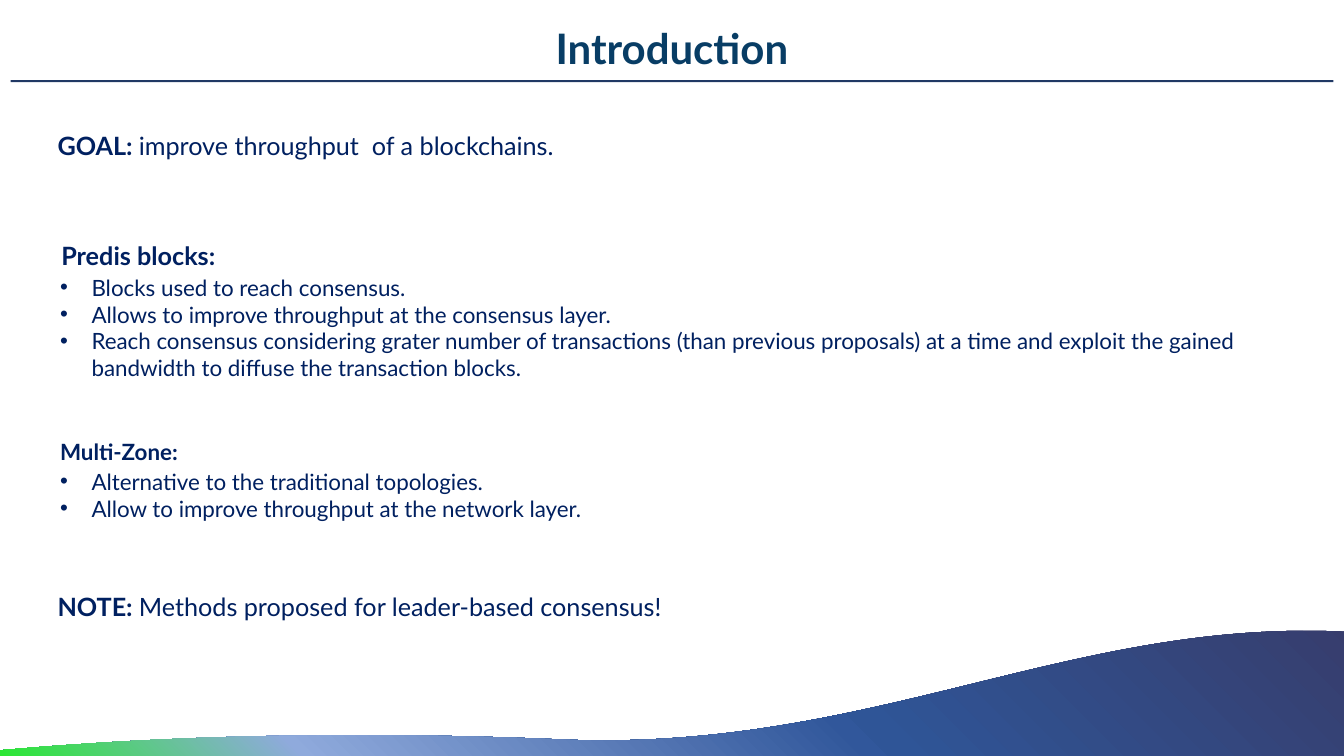
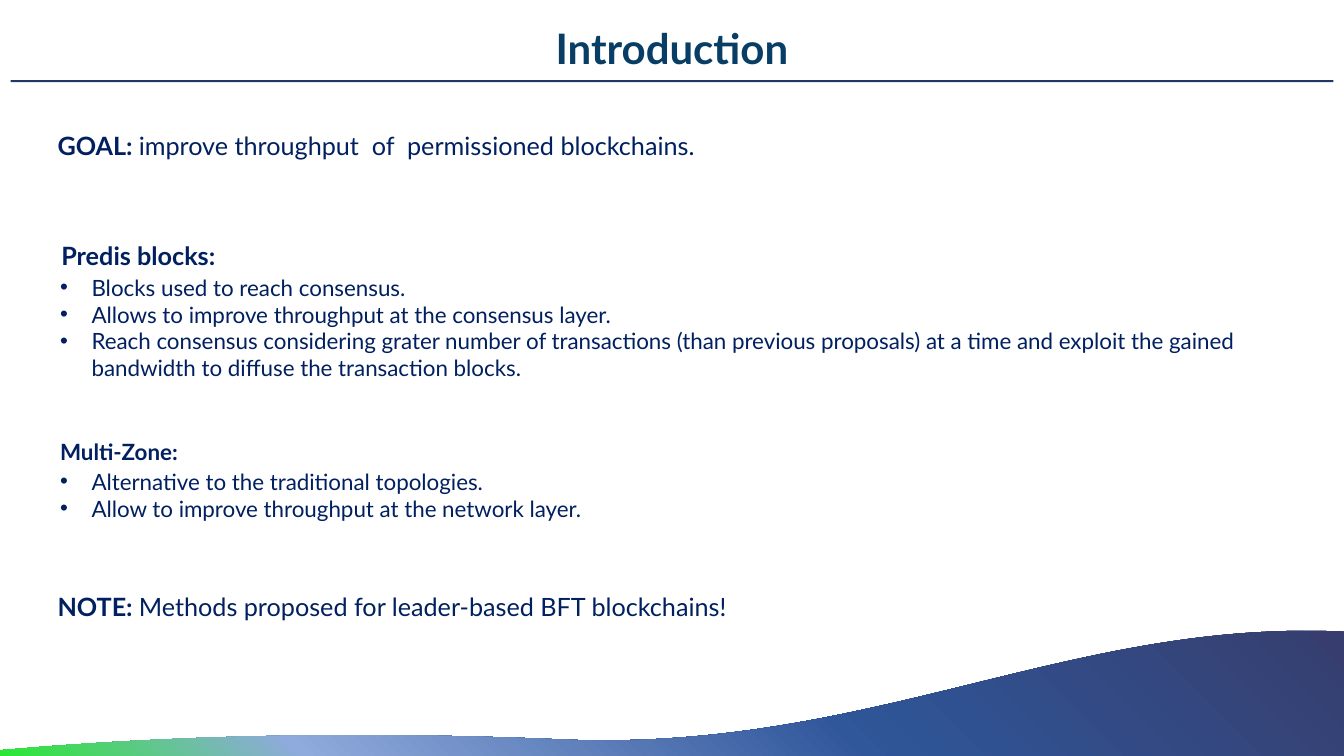
Before and after one commit to MerloSimone/DistributedSystems, a slide deck: slide 6 of PresentationDS.pptx (slide 4 before the commit). Drawn at 1344x756 pixels with LibreOffice and Linux fonts; fonts in the diff are those of the drawing. Boxes give left, top, right and bottom in pixels: in the first picture for what was removed or moved away, otherwise in the second. Text is boxed around its words. In the diff, an @@ line names an element or a change of style, - is before the commit and + after.

```diff
--- a/PresentationDS.pptx
+++ b/PresentationDS.pptx
@@ text at (58,136,695,160): text changed @@
-GOAL: improve throughput of a blockchains.
+GOAL: improve throughput of permissioned blockchains.
@@ text at (58,597,727,621): text changed @@
-NOTE: Methods proposed for leader-based consensus!
+NOTE: Methods proposed for leader-based BFT blockchains!
```
Also in this commit, not shown: 6 other slides changed, 7 slides added.
